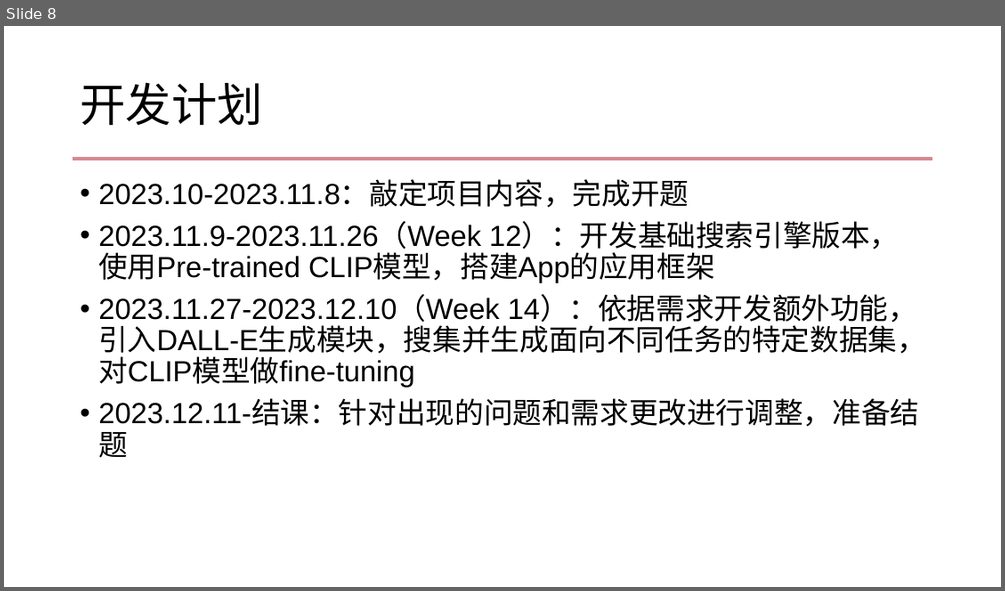
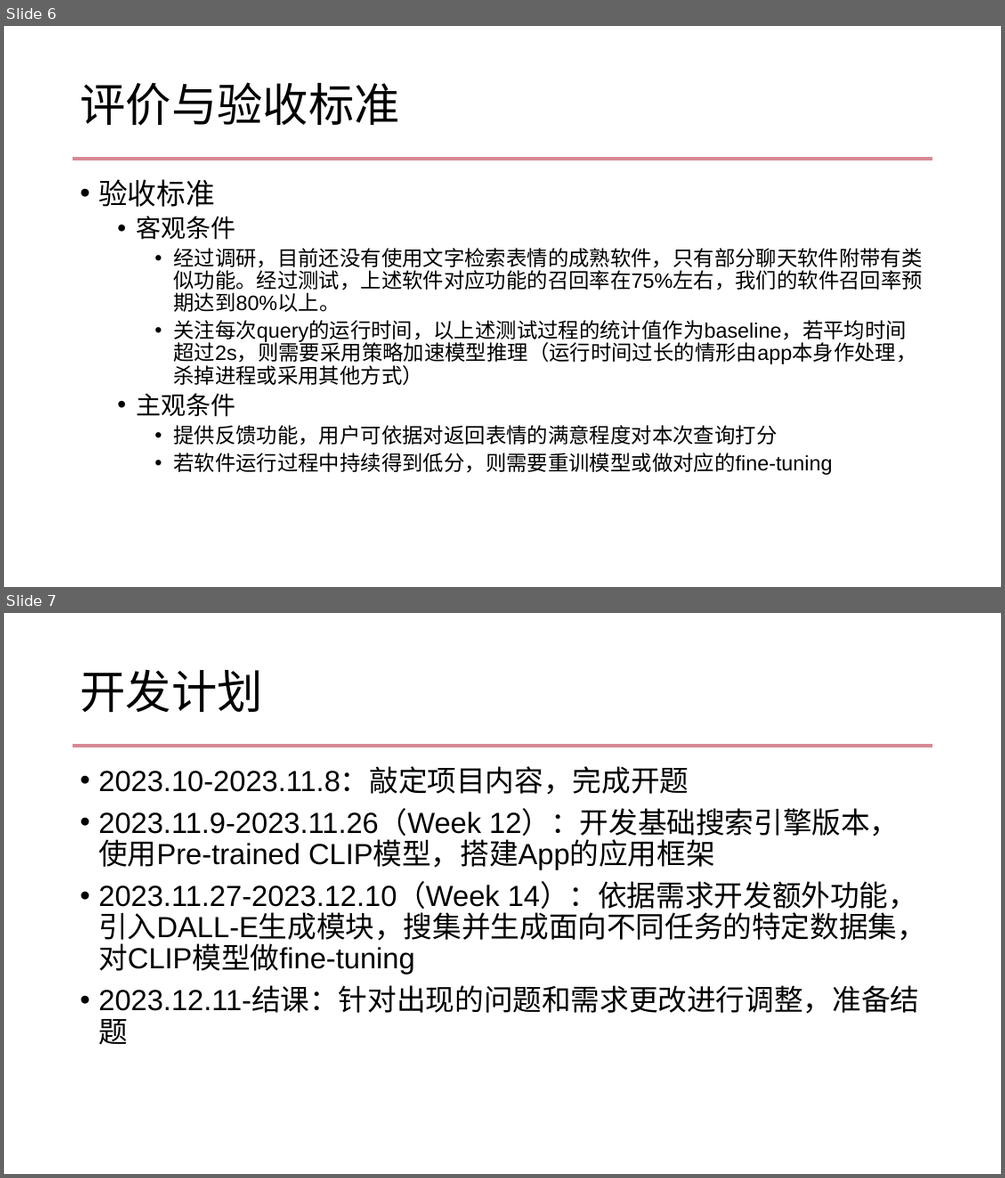
Before and after one commit to Ep11phany/ISE2023Autumn, a slide deck: ISE-Proposal.pptx. Shown one above the other, each under a label of ours: slide 8 before the commit, slides 6 and 7 after it. The pictures are 1005x591 and 1005x1178 pixels, drawn with LibreOffice and Linux fonts; fonts in the diff are those of the drawing; background and template pictures are left out. Boxes give left, top, right and bottom in pixels: in the first picture for what was removed or moved away, otherwise in the second. Text is boxed around its words. In the diff, an @@ line names an element or a change of style, - is before the commit and + after.

```diff
--- a/ISE-Proposal.pptx
+++ b/ISE-Proposal.pptx
@@ slide 6 added at box(4, 26, 1001, 587), background #FFFFFF; not listed: 1 template element that a slide beside it also shows @@
@@ title added at box(80, 82, 399, 126), 44 pt, text #000000 @@
+评价与验收标准
@@ text added at box(98, 179, 922, 475), 20 pt, text #000000 @@
+• 验收标准
+  • 客观条件
+    • 经过调研，目前还没有使用文字检索表情的成熟软件，只有部分聊天软件附带有类似功能。经过测试，上述软件对应功能的召回率在75%左右，我们的软件召回率预期达到80%以上。
+    • 关注每次query的运行时间，以上述测试过程的统计值作为baseline，若平均时间超过2s，则需要采用策略加速模型推理（运行时间过长的情形由app本身作处理，杀掉进程或采用其他方式）
+  • 主观条件
+    • 提供反馈功能，用户可依据对返回表情的满意程度对本次查询打分
+    • 若软件运行过程中持续得到低分，则需要重训模型或做对应的fine-tuning
@@ what was slide 8 is now slide 7 @@
```
Also in this commit, not shown: 3 slides changed, 2 other slides added, 4 slides removed, 1 other file.
